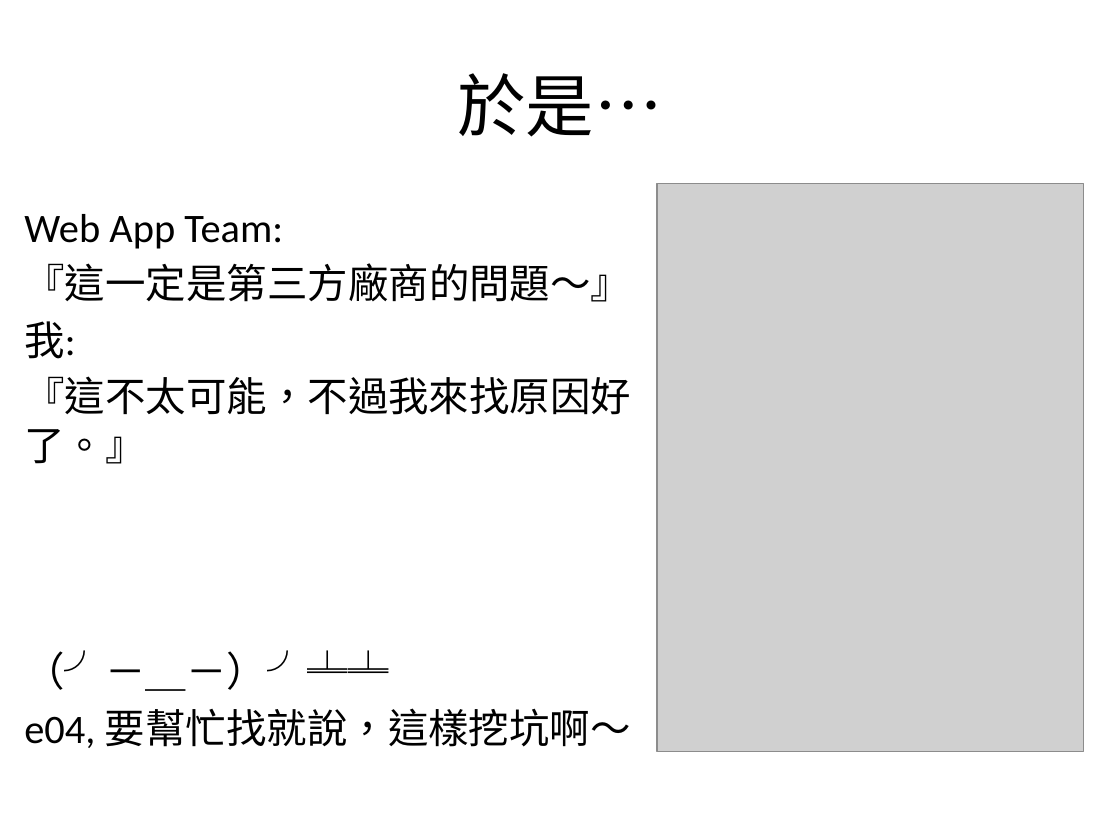
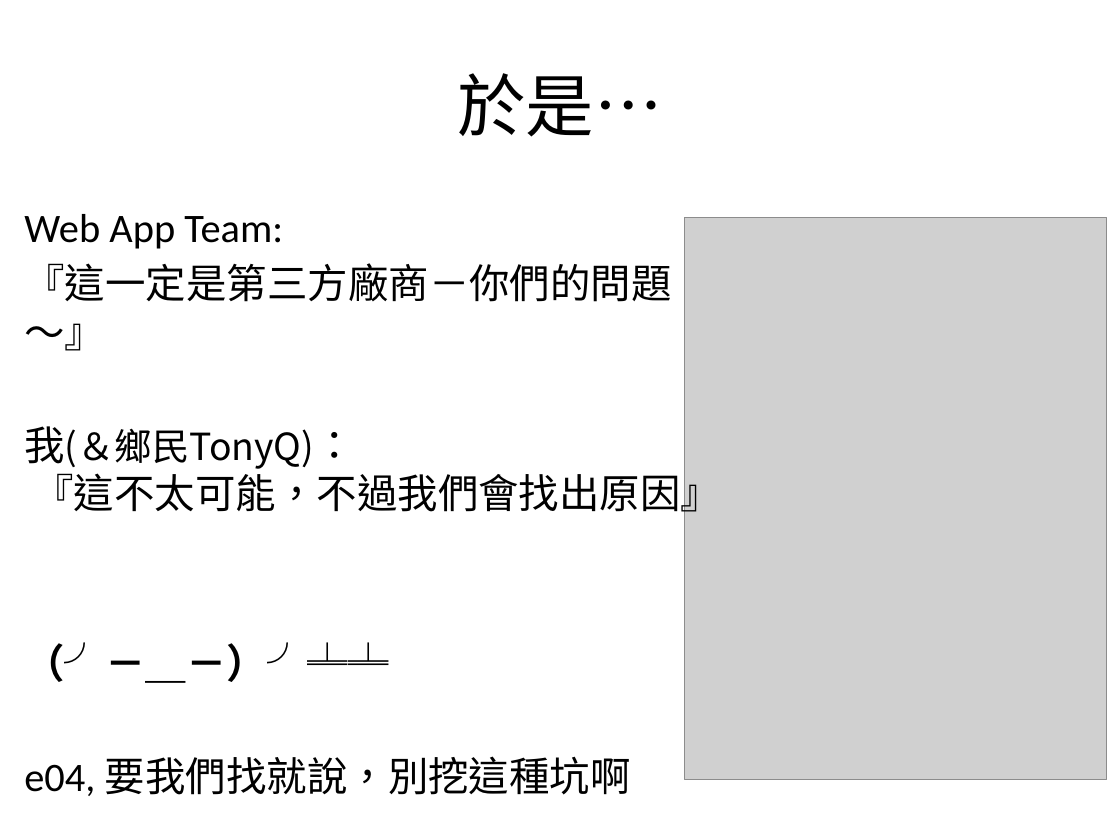
Before and after one commit to zanyking/java_two, a slide deck: slide 15 of 2013/Active Application Monitoring.pptx. Drawn at 1120x840 pixels with LibreOffice and Linux fonts; fonts in the diff are those of the drawing; grey boxes stand for pictures; background and template pictures are left out. Boxes give left, top, right and bottom in pixels: in the first picture for what was removed or moved away, otherwise in the second. Text is boxed around its words. In the diff, an @@ line names an element or a change of style, - is before the commit and + after.

```diff
--- a/2013/Active Application Monitoring.pptx
+++ b/2013/Active Application Monitoring.pptx
@@ text "Web App Team:" at <box>24,214,721,796</box>: bold on in "（╯－＿－）╯╧╧" @@
@@ picture: place and size @@
-picture at <box>657,184,1084,752</box>
+picture at <box>684,217,1107,780</box>
@@ text at <box>24,263,721,520</box>: text changed; font Calibri to Noto Sans CJK SC @@
-『這一定是第三方廠商的問題～』
-我:
-『這不太可能，不過我來找原因好了。』
+『這一定是第三方廠商－你們的問題～』
+我(＆鄉民TonyQ)：
+『這不太可能，不過我們會找出原因』
@@ text at <box>24,756,631,796</box>: text changed; font Calibri to Noto Sans CJK SC @@
-e04, 要幫忙找就說，這樣挖坑啊～
+e04, 要我們找就說，別挖這種坑啊
```
Also in this commit, not shown: 23 other slides changed, 11 slides added, 10 other files.
